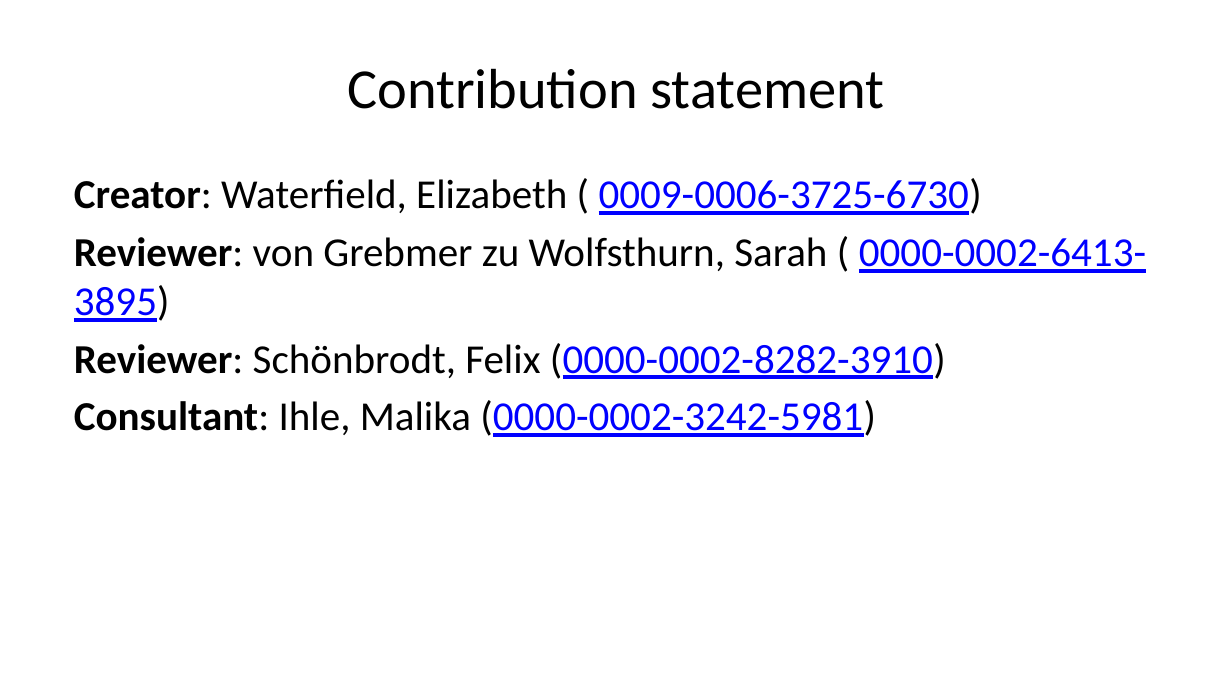
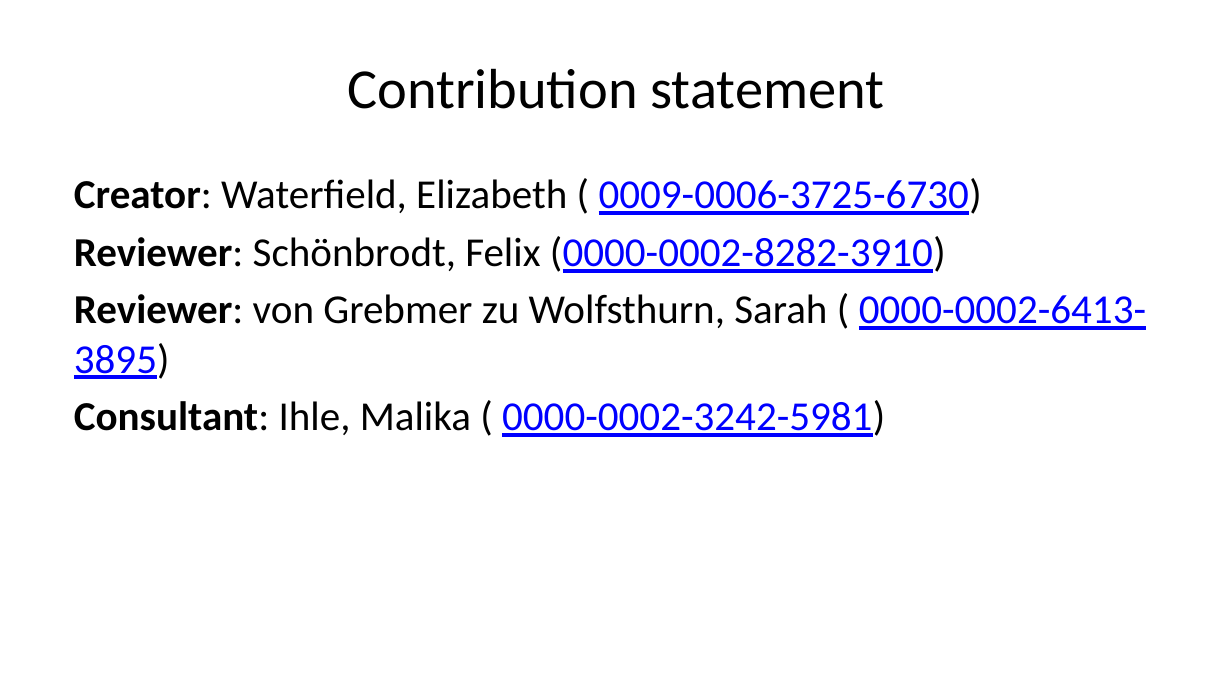
Before and after one commit to lmu-osc/teaching-material-for-novices, a slide deck: slide 77 of open-research-tools/quarto/quarto-slides.pptx. Drawn at 1232x693 pixels with LibreOffice and Linux fonts; fonts in the diff are those of the drawing. Boxes give left, top, right and bottom in pixels: in the first picture for what was removed or moved away, otherwise in the second. Text is boxed around its words. In the diff, an @@ line names an element or a change of style, - is before the commit and + after.

```diff
--- a/open-research-tools/quarto/quarto-slides.pptx
+++ b/open-research-tools/quarto/quarto-slides.pptx
@@ text at box(74, 236, 946, 273): paragraph added @@
+Reviewer: Schönbrodt, Felix (0000-0002-8282-3910)
@@ text at box(74, 400, 885, 437): text changed @@
-Reviewer: Schönbrodt, Felix (0000-0002-8282-3910)
-Consultant: Ihle, Malika (0000-0002-3242-5981)
+Consultant: Ihle, Malika ( 0000-0002-3242-5981)
```
Also in this commit, not shown: 58 other files.
